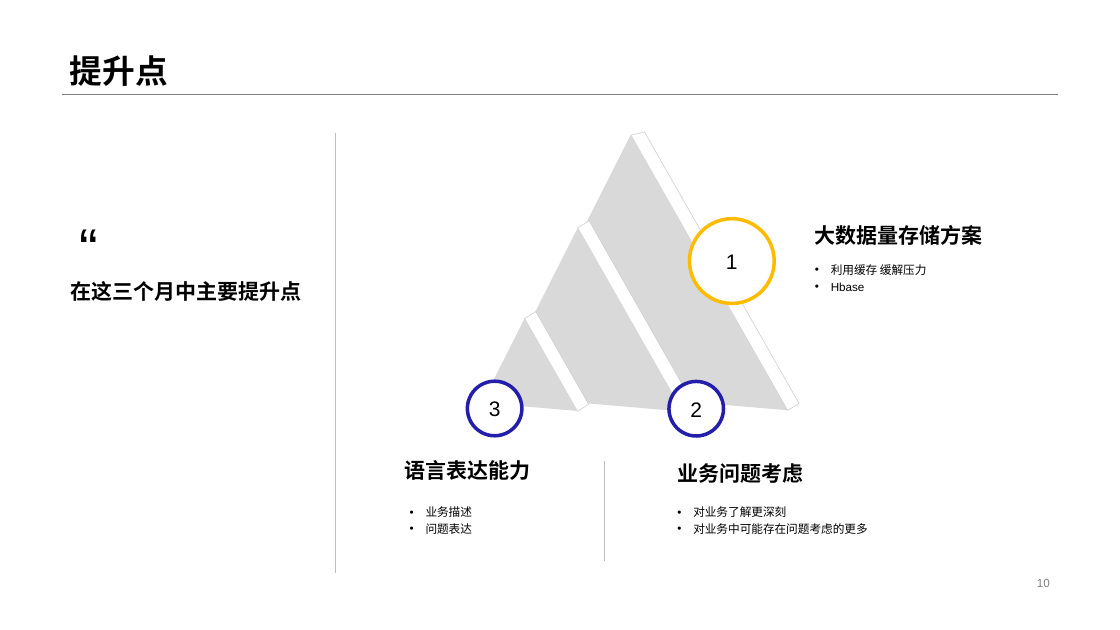
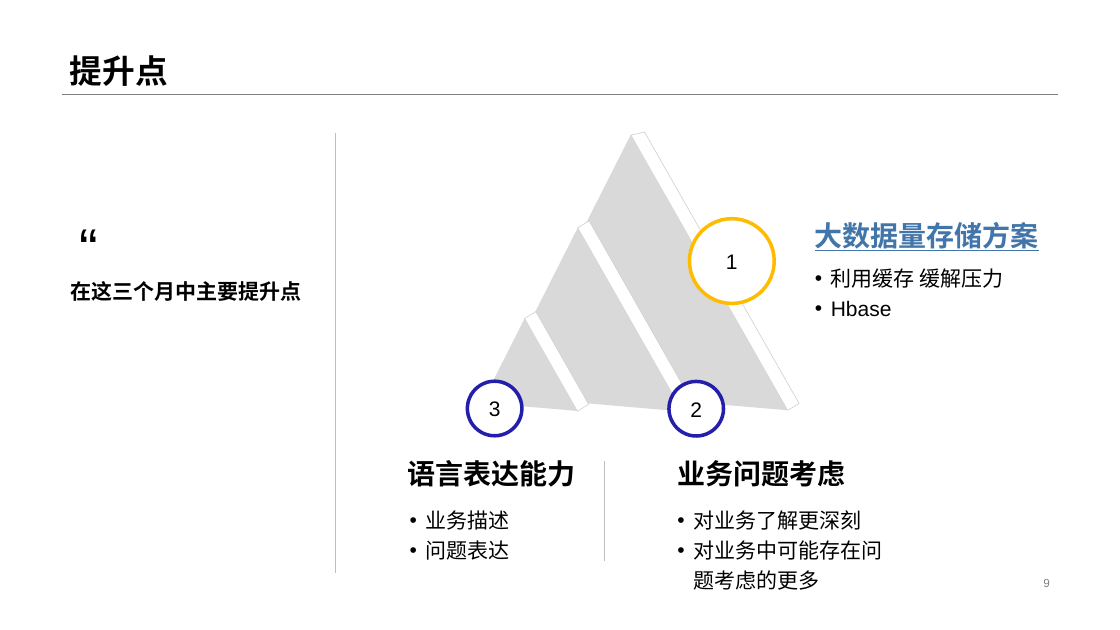
Before and after one commit to czx-dev/note, a slide deck: slide 9 of 陈仲贤述职答辩.pptx (slide 10 before the commit). Drawn at 1120x630 pixels with LibreOffice and Linux fonts; fonts in the diff are those of the drawing. Boxes give left, top, right and bottom in pixels: in the first picture for what was removed or moved away, otherwise in the second. Text is boxed around its words. In the diff, an @@ line names an element or a change of style, - is before the commit and + after.

```diff
--- a/陈仲贤述职答辩.pptx
+++ b/陈仲贤述职答辩.pptx
@@ text "大数据量存储方案" at <box>815,222,1039,251</box>: size 18 to 24 pt, text colour #000000 to #4276AA, underline on @@
@@ size 10 to 18 pt in 3 elements at <box>402,498,627,560</box>, <box>669,498,894,560</box>, <box>807,256,1059,327</box> @@
@@ text "语言表达能力" at <box>408,460,576,487</box>: size 18 to 24 pt @@
@@ text "业务问题考虑" at <box>677,460,845,487</box>: size 18 to 24 pt @@
@@ page number at <box>1043,579,1049,587</box>: text changed @@
-10
+9
```
Also in this commit, not shown: 7 other slides changed, 3 slides removed, 15 other files.
